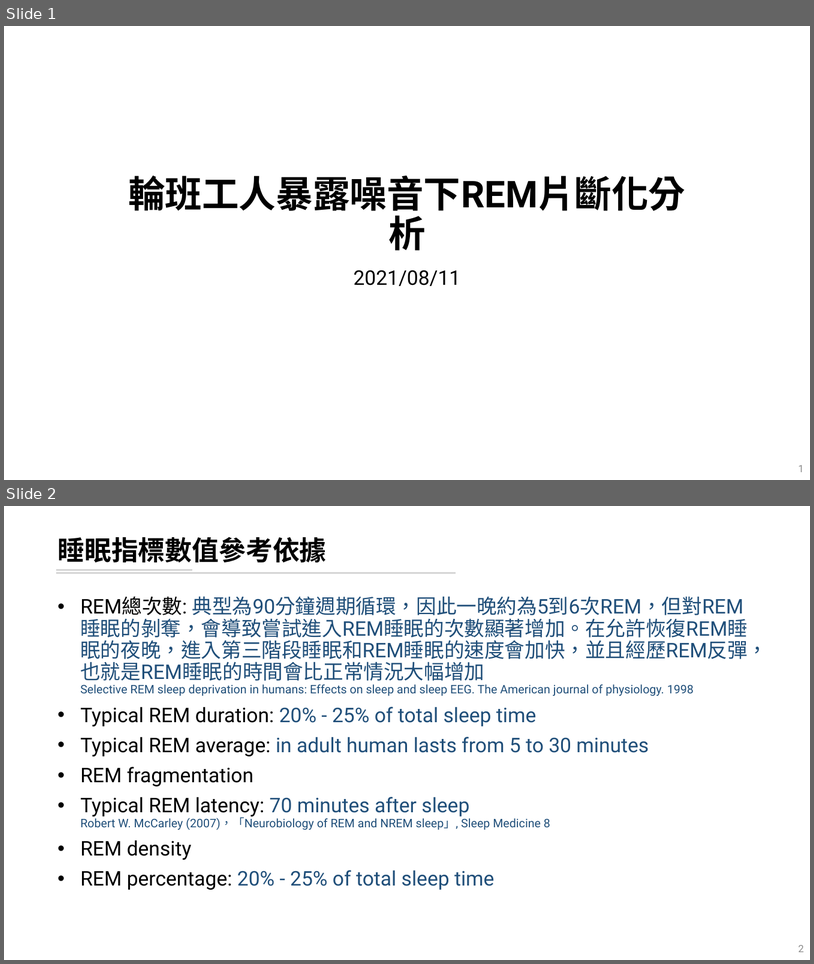
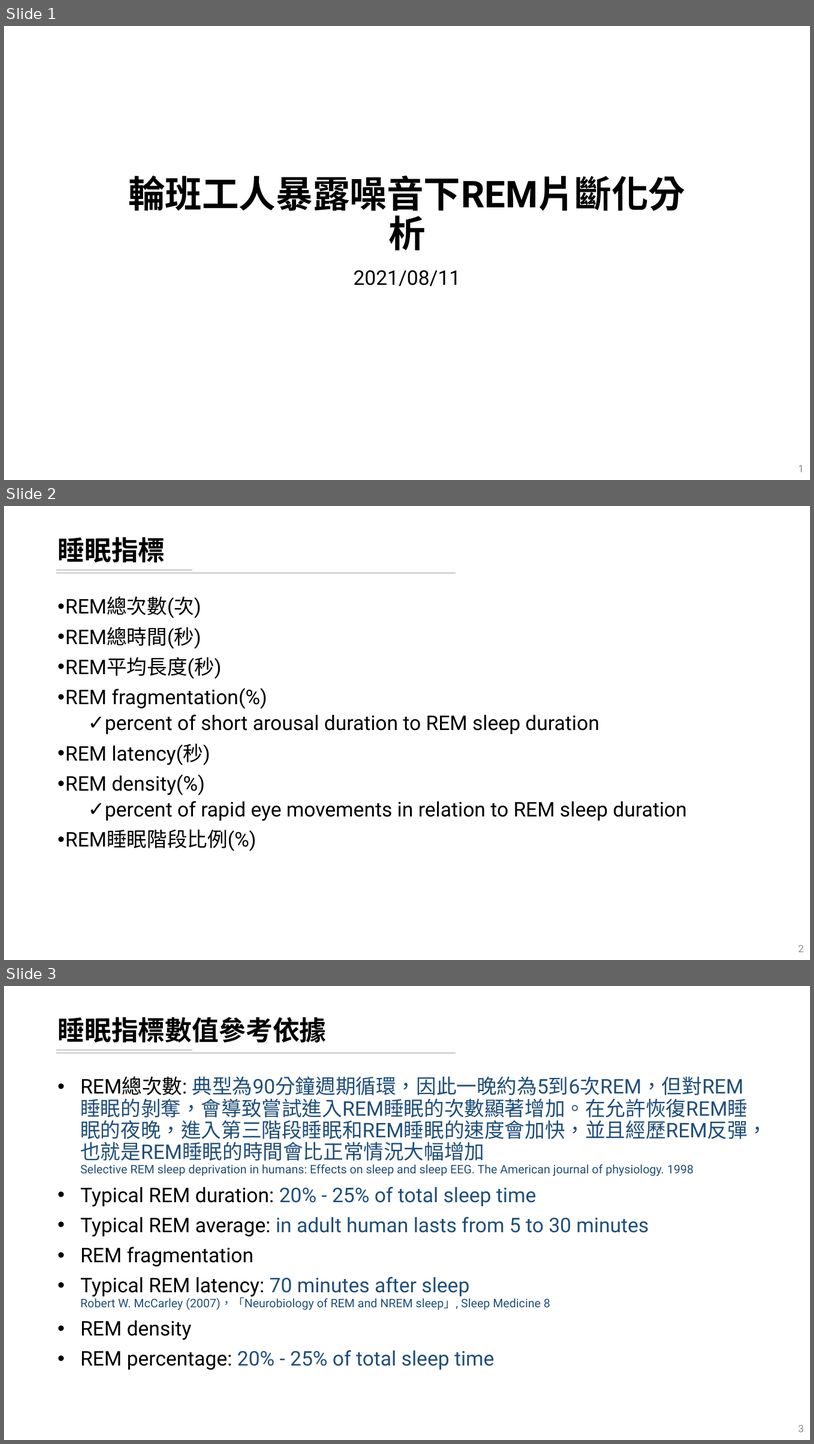
Before and after one commit to leooel97895750/REM_DataMining, a slide deck: 20210804_REM分析.pptx. Shown one above the other, each under a label of ours: slides 1 and 2 before the commit, slides 1, 2 and 3 after it. The pictures are 814x964 and 814x1444 pixels, drawn with LibreOffice and Linux fonts; fonts in the diff are those of the drawing; background and template pictures are left out. Boxes give left, top, right and bottom in pixels: in the first picture for what was removed or moved away, otherwise in the second. Text is boxed around its words. In the diff, an @@ line names an element or a change of style, - is before the commit and + after.

```diff
--- a/20210804_REM分析.pptx
+++ b/20210804_REM分析.pptx
@@ slide 2 added at box(4, 506, 810, 960), background #FFFFFF; not listed: 2 template elements that a slide beside it also shows @@
@@ title added at box(57, 537, 165, 562), 32 pt, text #000000, bold @@
+睡眠指標
@@ text added at box(65, 596, 687, 851), 24 pt, text #000000 @@
+• REM總次數(次)
+• REM總時間(秒)
+• REM平均長度(秒)
+• REM fragmentation(%)
+  ✓ percent of short arousal duration to REM sleep duration
+• REM latency(秒)
+• REM density(%)
+  ✓ percent of rapid eye movements in relation to REM sleep duration
+• REM睡眠階段比例(%)
@@ page number added at box(798, 945, 804, 952), 12 pt, text #8C8C8C @@
+2
@@ what was slide 2 is now slide 3 @@
@@ page number at box(798, 1425, 804, 1432): text changed @@
-2
+3
```
Also in this commit, not shown: 6 slides changed, 1 other slide added, 2 slides removed, 2 other files.
